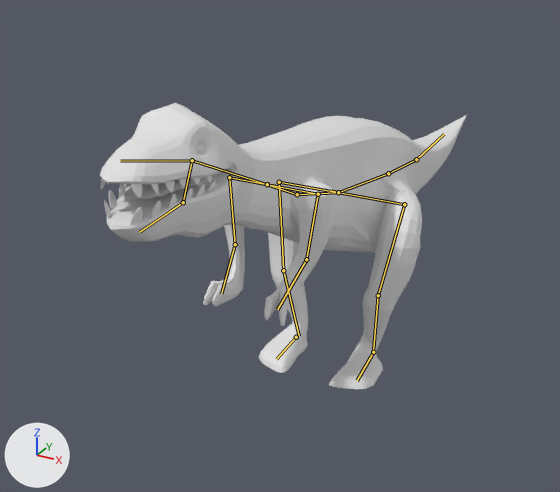
The Blender file blender/trex.blend, before and after one commit.
Camera for both pictures: a 50 mm camera at (42.8, -73.5, 32.1) aimed at (-7.4, 17.9, -13.6). Arrows for +X, +Y and +Z are at lower left; the lights stay in place. Both versions are drawn at the pose saved in each file; the numbers are the values there. The bones that bend it are drawn over the model as lines.
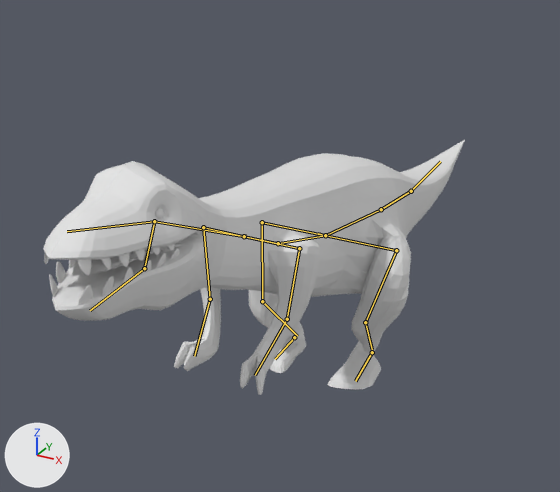
What the commit changed:
Bone 'but' (bone_but) moves from (0.0, 0.02, 0.01) to (0.26, 0.57, 0.69).

Pixel boxes [x1, y1, x2, y2] of what changed, in the pictures (560 x 492 px):
'Cube', posed (15% wider, 11% shorter)
    before: [100, 103, 467, 389]
    after: [43, 140, 465, 395]
